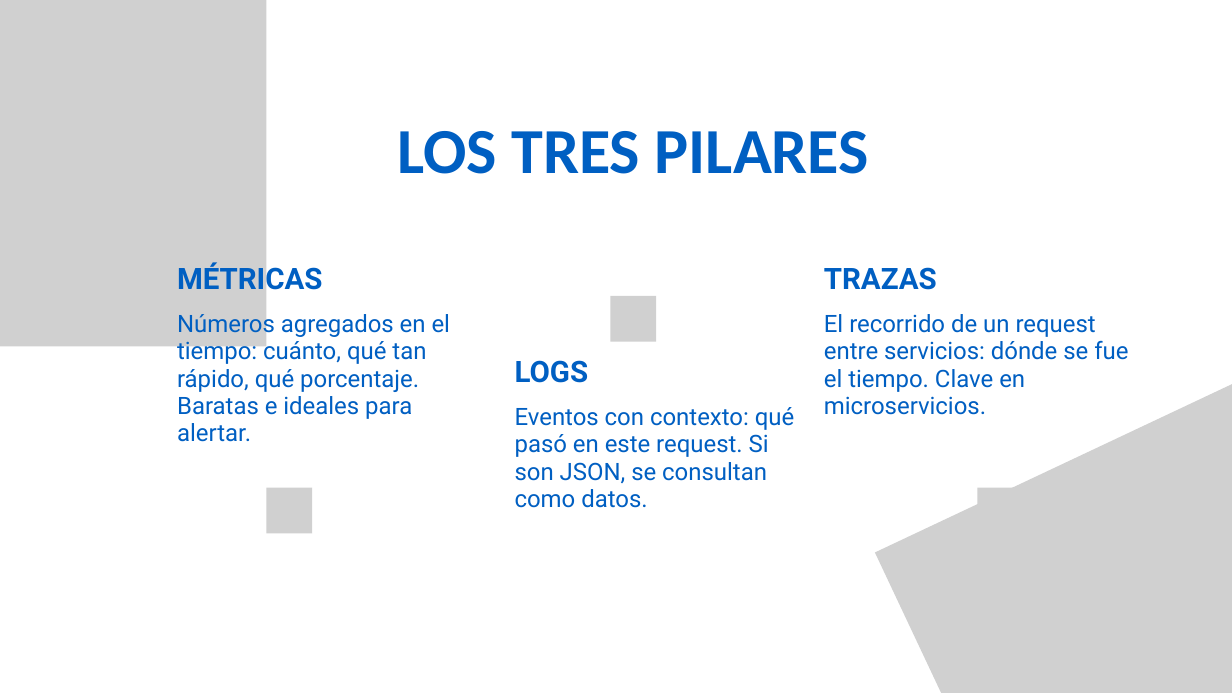
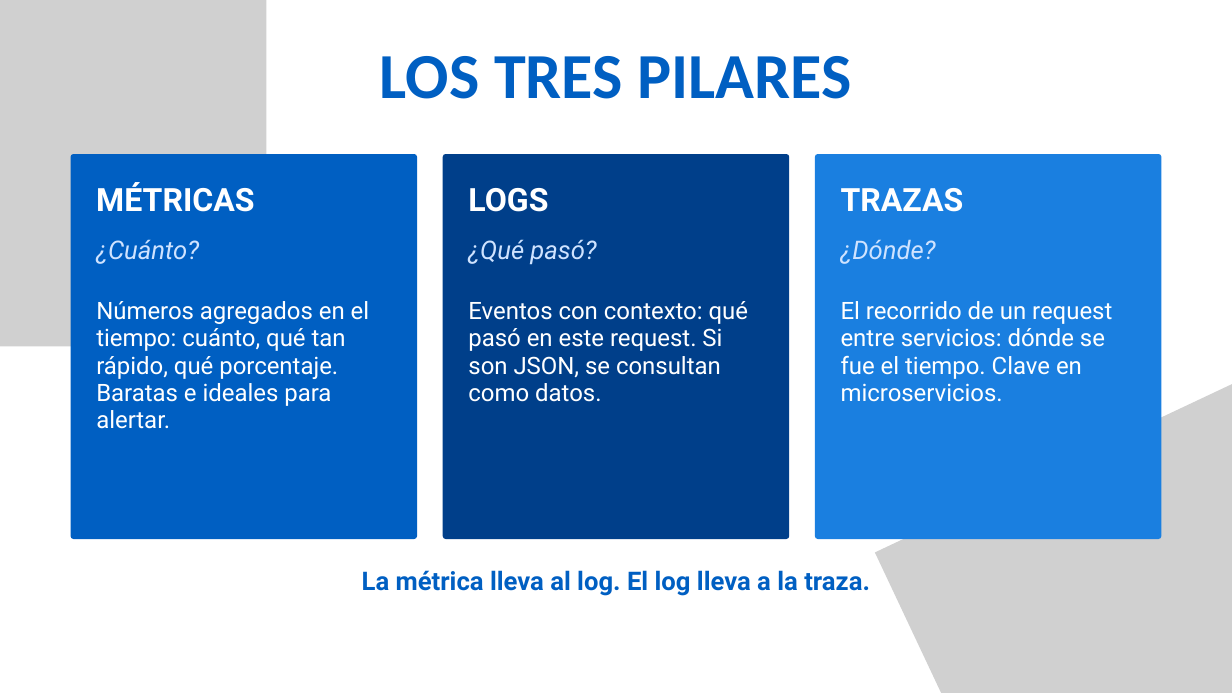
Before and after one commit to JuanTobon7/arquitectura-software, a slide deck: slide 5 of observabilidad-demo/presentacion/presentacion-observabilidad-canva.pptx. Drawn at 1232x693 pixels with LibreOffice and Linux fonts; fonts in the diff are those of the drawing; grey boxes stand for pictures. Boxes give left, top, right and bottom in pixels: in the first picture for what was removed or moved away, otherwise in the second. Text is boxed around its words. In the diff, an @@ line names an element or a change of style, - is before the commit and + after.

```diff
--- a/observabilidad-demo/presentacion/presentacion-observabilidad-canva.pptx
+++ b/observabilidad-demo/presentacion/presentacion-observabilidad-canva.pptx
@@ text "LOS TRES PILARES": place and size @@
-text "LOS TRES PILARES" at (397,131,869,174)
+text "LOS TRES PILARES" at (380,56,851,99)
@@ freeform shape added at (71,154,417,539), fill #005FC2 @@
@@ text "MÉTRICAS": place and size @@
-text "MÉTRICAS" at (177,262,322,297)
+text "MÉTRICAS" at (96,182,254,212)
@@ freeform shape added at (443,154,789,539), fill #003F8A @@
@@ size 34.5 to 37.5 pt, text colour #005FC2 to #FFFFFF; line spacing 48.3pt to 52.5pt in 3 elements at (841,188,964,212), (96,182,254,212), (468,188,548,212) @@
@@ text "LOGS": place and size @@
-text "LOGS" at (515,360,589,383)
+text "LOGS" at (468,188,548,212)
@@ freeform shape added at (815,154,1161,539), fill #1A7FE0 @@
@@ text "TRAZAS": place and size @@
-text "TRAZAS" at (824,267,937,290)
+text "TRAZAS" at (841,188,964,212)
@@ text added at (96,239,199,264), 30 pt, text #CFE3FF, italic @@
+¿Cuánto?
@@ text added at (468,239,596,265), 30 pt, text #CFE3FF, italic @@
+¿Qué pasó?
@@ text added at (841,239,936,264), 30 pt, text #CFE3FF, italic @@
+¿Dónde?
@@ text "Números agregados en el tiempo: ...": place and size @@
-text "Números agregados en el tiempo: ..." at (177,310,450,419)
+text "Números agregados en el tiempo: ..." at (96,301,369,429)
@@ text colour #005FC2 to #FFFFFF in 3 elements at (841,301,1112,402), (96,301,369,429), (468,301,749,402) @@
@@ text "Eventos con contexto: qué pasó ...": place and size @@
-text "Eventos con contexto: qué pasó ..." at (515,407,795,508)
+text "Eventos con contexto: qué pasó ..." at (468,301,749,402)
@@ picture removed at (610,296,656,341) @@
@@ text "El recorrido de un request ...": place and size @@
-text "El recorrido de un request ..." at (824,314,1128,415)
+text "El recorrido de un request ..." at (841,301,1112,402)
@@ picture removed at (266,488,312,533) @@
@@ picture removed at (977,488,1023,533) @@
@@ text added at (362,570,870,596), 30 pt, text #005FC2, bold @@
+La métrica lleva al log. El log lleva a la traza.
```
Also in this commit, not shown: 14 other slides changed, 4 slides added, 1 slide removed, 1 other file.
